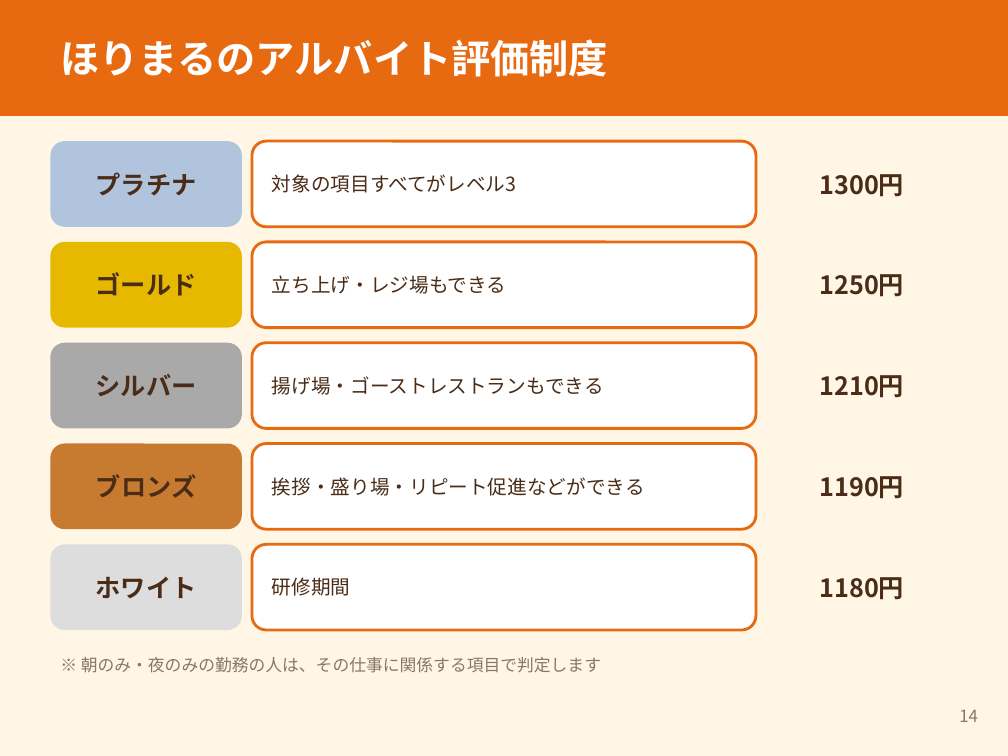
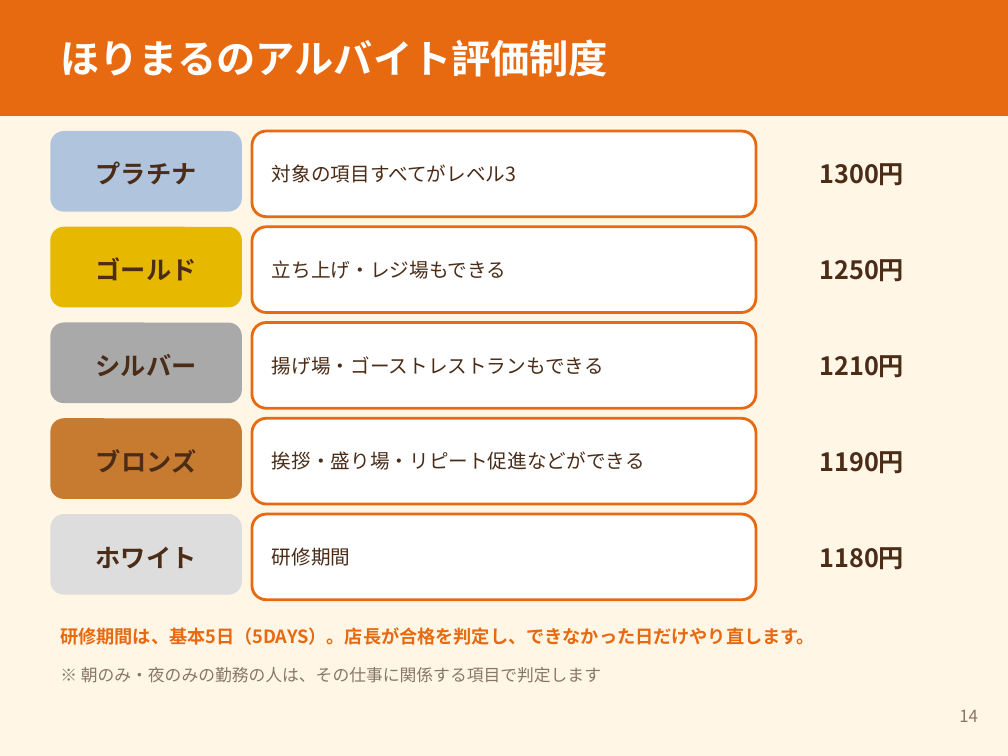
Before and after one commit to ahouprojectmaimai-beep/claude, a slide deck: slide 14 of horimaru/01_ほりまる面接紙芝居_案.pptx. Drawn at 1008x756 pixels with LibreOffice and Linux fonts; fonts in the diff are those of the drawing. Boxes give left, top, right and bottom in pixels: in the first picture for what was removed or moved away, otherwise in the second. Text is boxed around its words. In the diff, an @@ line names an element or a change of style, - is before the commit and + after.

```diff
--- a/horimaru/01_ほりまる面接紙芝居_案.pptx
+++ b/horimaru/01_ほりまる面接紙芝居_案.pptx
@@ rounded rectangle: place and size @@
-rounded rectangle at box(50, 141, 242, 227)
+rounded rectangle at box(50, 131, 242, 212)
@@ 3 texts, 1 rounded rectangle: place and size @@
-3 texts, 1 rounded rectangle at box(96, 141, 904, 227)
+3 texts, 1 rounded rectangle at box(96, 131, 904, 217)
@@ rounded rectangle: place and size @@
-rounded rectangle at box(50, 242, 242, 328)
+rounded rectangle at box(50, 227, 242, 307)
@@ 3 texts, 1 rounded rectangle: place and size @@
-3 texts, 1 rounded rectangle at box(96, 242, 904, 328)
+3 texts, 1 rounded rectangle at box(96, 227, 904, 312)
@@ rounded rectangle: place and size @@
-rounded rectangle at box(50, 343, 242, 428)
+rounded rectangle at box(50, 323, 242, 403)
@@ 3 texts, 1 rounded rectangle: place and size @@
-3 texts, 1 rounded rectangle at box(96, 343, 904, 428)
+3 texts, 1 rounded rectangle at box(96, 323, 904, 408)
@@ rounded rectangle: place and size @@
-rounded rectangle at box(50, 444, 242, 529)
+rounded rectangle at box(50, 418, 242, 499)
@@ 3 texts, 1 rounded rectangle: place and size @@
-3 texts, 1 rounded rectangle at box(96, 444, 904, 529)
+3 texts, 1 rounded rectangle at box(96, 418, 904, 504)
@@ rounded rectangle: place and size @@
-rounded rectangle at box(50, 544, 242, 630)
+rounded rectangle at box(50, 514, 242, 595)
@@ 3 texts, 1 rounded rectangle: place and size @@
-3 texts, 1 rounded rectangle at box(96, 544, 904, 630)
+3 texts, 1 rounded rectangle at box(96, 514, 904, 600)
@@ text added at box(60, 627, 815, 645), 13 pt, text #E86A10, bold @@
+研修期間は、基本5日（5DAYS）。店長が合格を判定し、できなかった日だけやり直します。
@@ text "※ 朝のみ・夜のみの勤務の人は、その仕事に関係する項目で判定します": place and size @@
-text "※ 朝のみ・夜のみの勤務の人は、その仕事に関係する項目で判定します" at box(81, 657, 601, 673)
+text "※ 朝のみ・夜のみの勤務の人は、その仕事に関係する項目で判定します" at box(81, 667, 601, 683)
```
Also in this commit, not shown: 2 other files.
